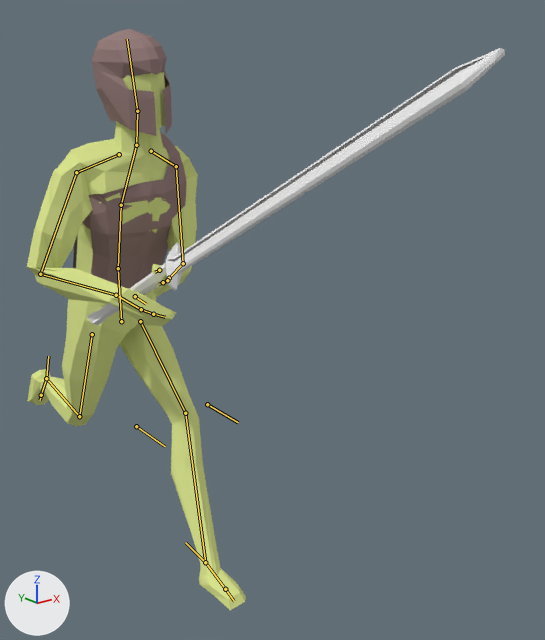
The Blender file Assets/Characters/man.blend as it was, and as the next commit left it.
The view is the same before and after, from a 50 mm camera at (-1.14, -3.28, 1.58) aimed at (0.42, -1.33, 0.8). Arrows for +X, +Y and +Z are at lower left; the lights stay in place. Both versions are drawn at frame 1 of the action 'Run'; the numbers are the values there. The bones that bend it are drawn over the model as lines.

The first picture shows 'body', 'chestplate', 'helm', 'sword'.
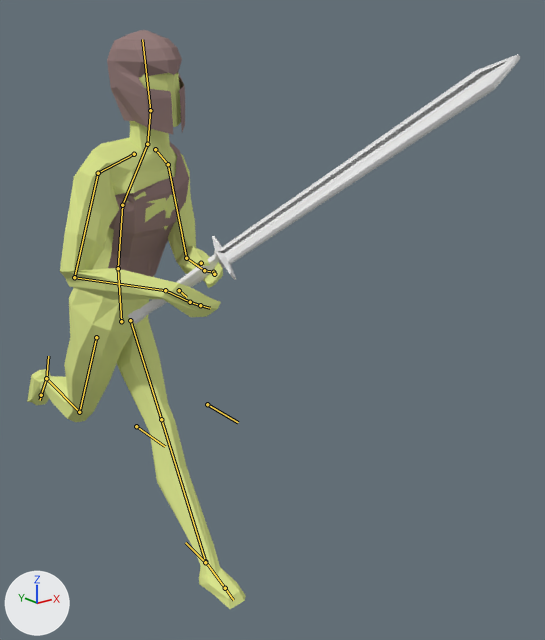
The change in detail:
Bone 'Hip' (bone_hip) turns from (9, 7, 2) to (10, 27, 5) degrees about its own x, y and z.
Bone 'Head' (bone_head) turns from (3, 0, 6) to (2, -17, 3) degrees about its own x, y and z.

Pixel boxes (x1, y1, x2, y2) of what changed, in the pictures (545 x 640 px):
'body', posed
    before: (27, 72, 246, 610)
    after: (27, 72, 246, 609)
'sword', posed (6% narrower)
    before: (87, 48, 505, 325)
    after: (128, 54, 520, 324)
'chestplate', posed
    before: (73, 133, 186, 289)
    after: (108, 141, 189, 277)
'helm', posed
    before: (92, 29, 172, 136)
    after: (107, 30, 185, 134)
bone 'Head', root to tip
    before: (137, 111) to (127, 39)
    after: (150, 110) to (142, 39)
